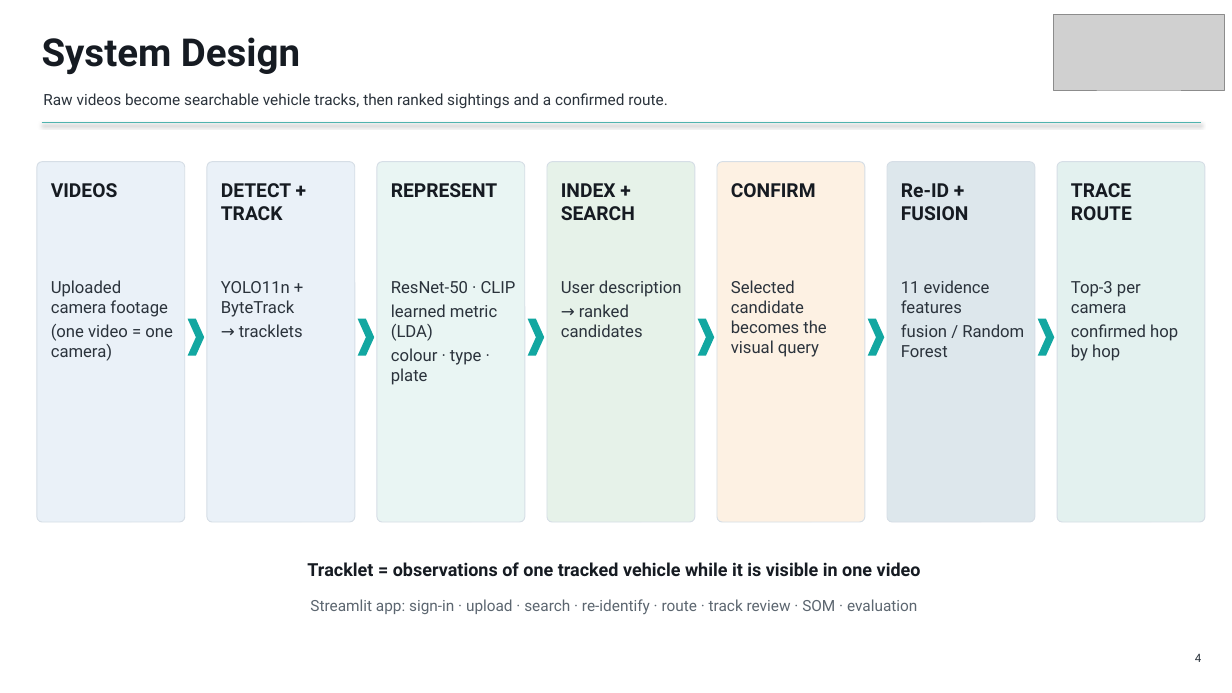
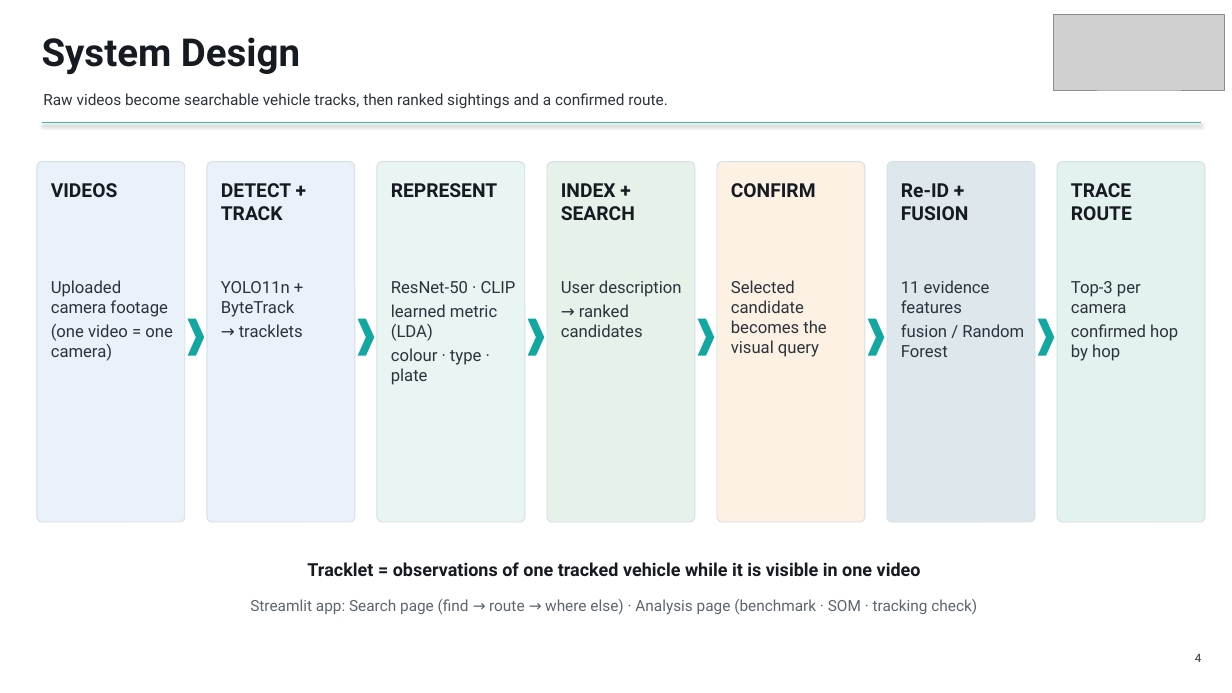
Before and after one commit to GurneetKB/V-Trace, a slide deck: slide 4 of deliverables/V-Trace_Final_Presentation.pptx. Drawn at 1232x693 pixels with LibreOffice and Linux fonts; fonts in the diff are those of the drawing; grey boxes stand for pictures. Boxes give left, top, right and bottom in pixels: in the first picture for what was removed or moved away, otherwise in the second. Text is boxed around its words. In the diff, an @@ line names an element or a change of style, - is before the commit and + after.

```diff
--- a/deliverables/V-Trace_Final_Presentation.pptx
+++ b/deliverables/V-Trace_Final_Presentation.pptx
@@ text at (250, 599, 977, 614): text changed @@
-Streamlit app: sign-in · upload · search · re-identify · route · track review · SOM · evaluation
+Streamlit app: Search page (find → route → where else) · Analysis page (benchmark · SOM · tracking check)
```
Also in this commit, not shown: 2 other slides changed, 21 other files.
